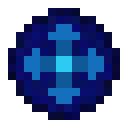
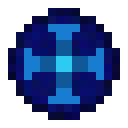
Comparing the layer stacks of the two w=128, h=128 images. Changes:
renamed "New 1" to "Item", painted on it over (24, 24, 104, 104)
